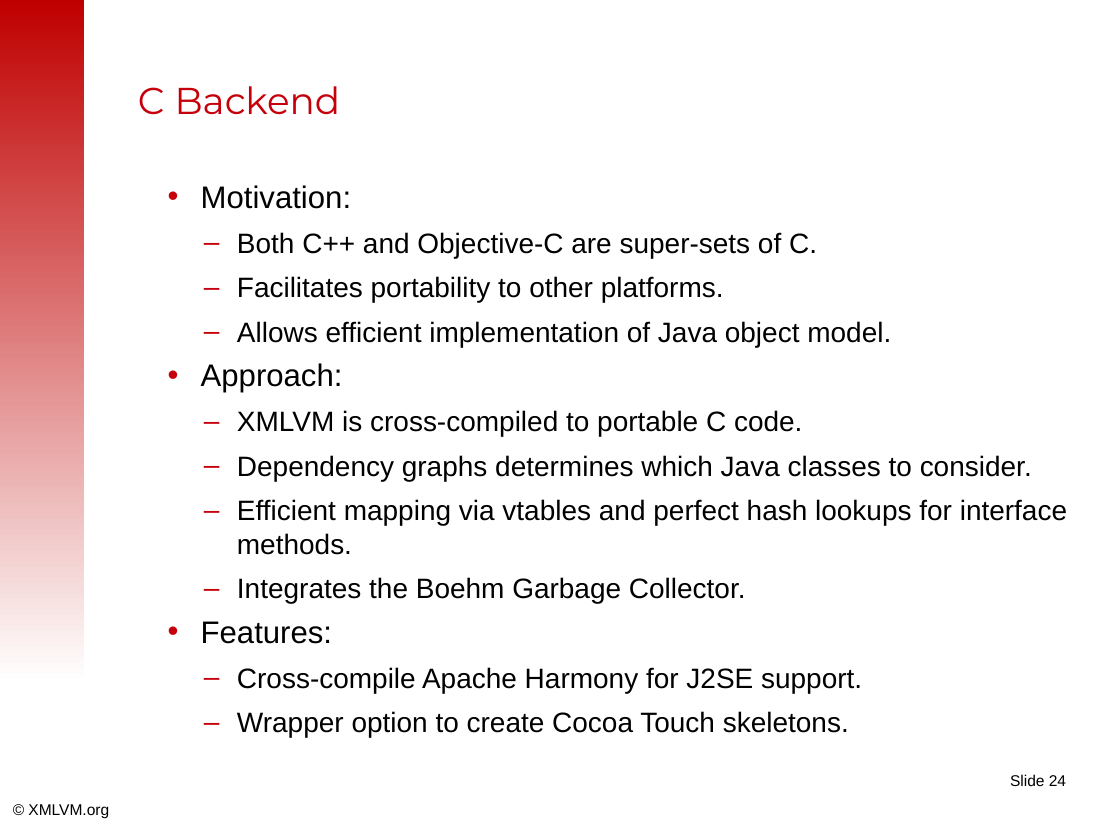
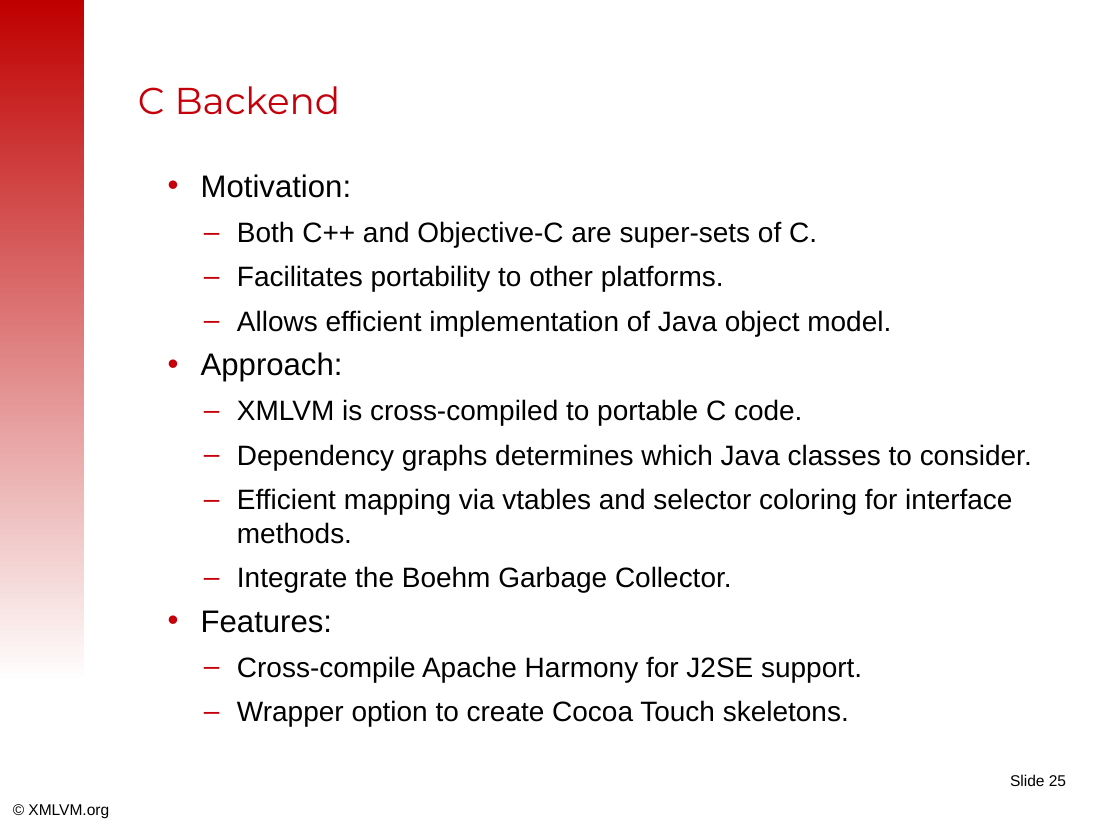
Before and after one commit to tisoft/xmlvm, a slide deck: slide 25 of doc/slides/android2iphone-master.odp (slide 24 before the commit). Drawn at 1120x840 pixels with LibreOffice and Linux fonts; fonts in the diff are those of the drawing; background and template pictures are left out. Boxes give left, top, right and bottom in pixels: in the first picture for what was removed or moved away, otherwise in the second. Text is boxed around its words. In the diff, an @@ line names an element or a change of style, - is before the commit and + after.

```diff
--- a/doc/slides/android2iphone-master.odp
+++ b/doc/slides/android2iphone-master.odp
@@ text "Motivation:": place and size @@
-text "Motivation:" at box(201, 185, 1067, 738)
+text "Motivation:" at box(201, 174, 1032, 727)
@@ text at box(237, 488, 1012, 593): text changed @@
-  – Efficient mapping via vtables and perfect hash lookups for interface methods.
-  – Integrates the Boehm Garbage Collector.
+  – Efficient mapping via vtables and selector coloring for interface methods.
+  – Integrate the Boehm Garbage Collector.
@@ page number at box(1010, 774, 1066, 786): text changed @@
-Slide 24
+Slide 25
```
Also in this commit, not shown: 20 other slides changed, 4 slides added, 1 slide removed.
